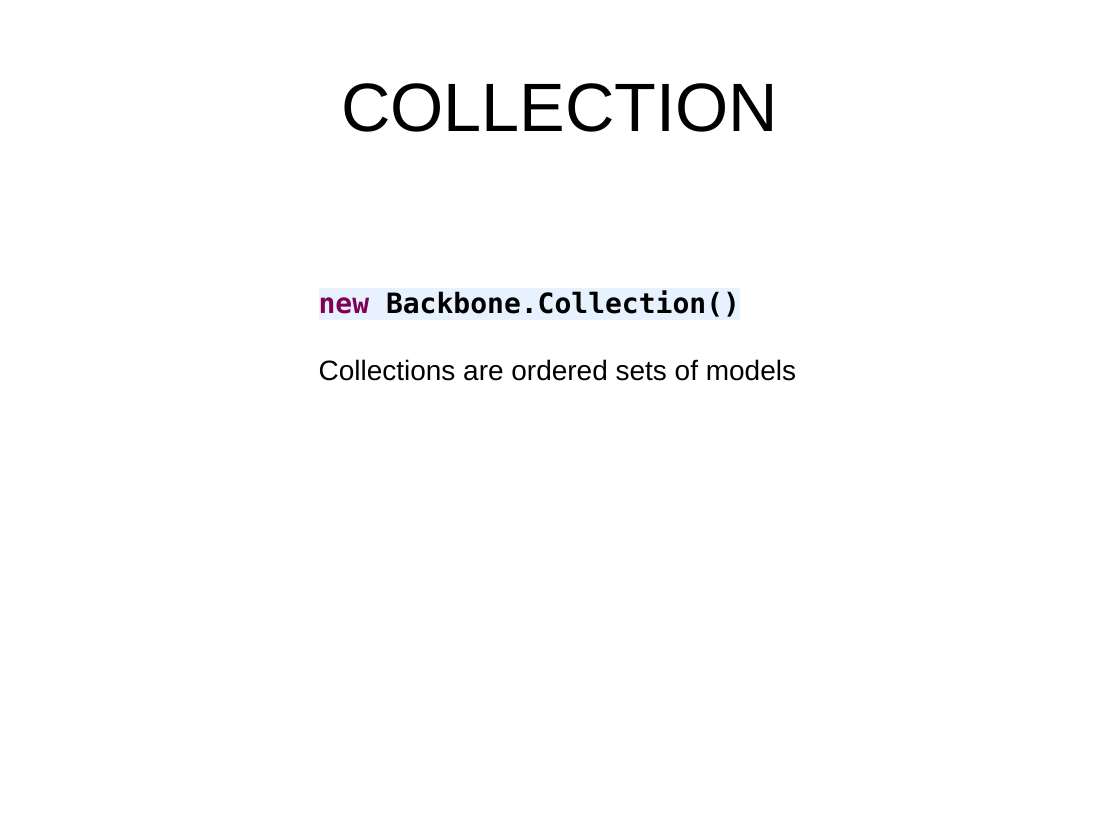
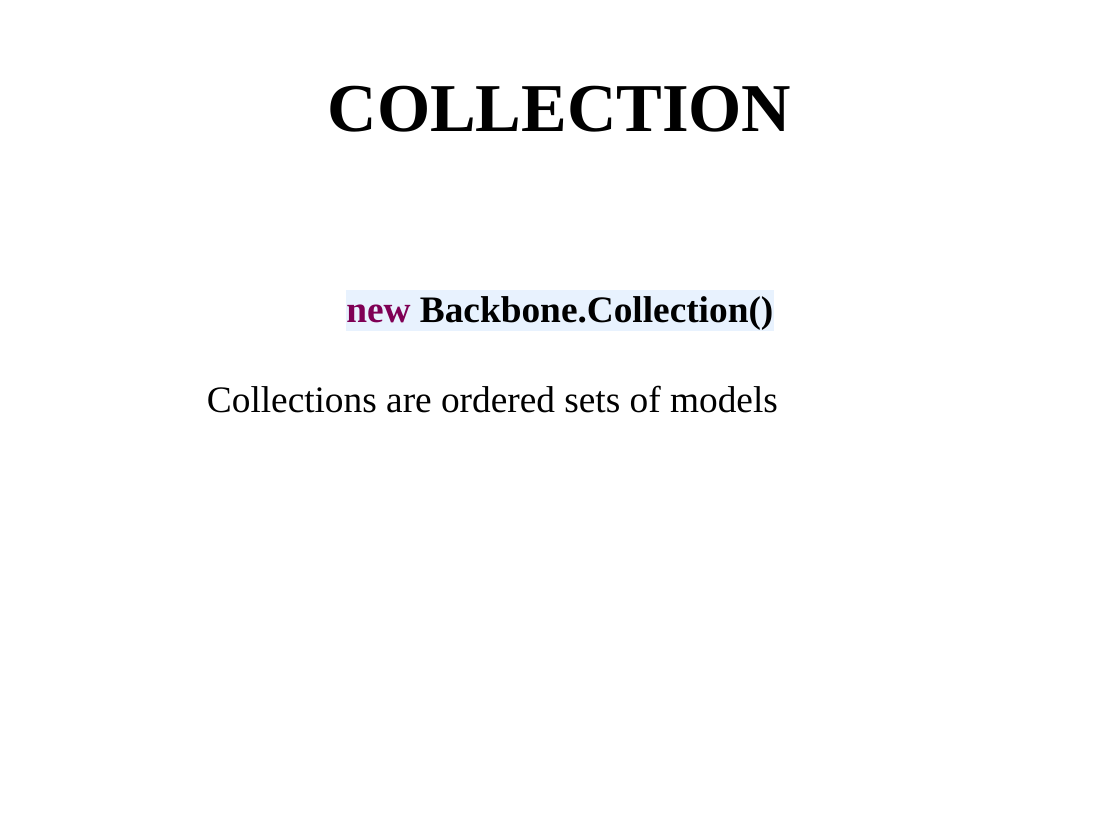
Before and after one commit to maivantan1992/DemoBackBone, a slide deck: slide 9 of DemoBackBone/src/main/resources/Slide/Backbone.pptx. Drawn at 1120x840 pixels with LibreOffice and Linux fonts; fonts in the diff are those of the drawing. Boxes give left, top, right and bottom in pixels: in the first picture for what was removed or moved away, otherwise in the second. Text is boxed around its words. In the diff, an @@ line names an element or a change of style, - is before the commit and + after.

```diff
--- a/DemoBackBone/src/main/resources/Slide/Backbone.pptx
+++ b/DemoBackBone/src/main/resources/Slide/Backbone.pptx
@@ title "COLLECTION" at (328,85,792,132): font Arial to Times New Roman, bold on @@
@@ text "new Backbone.Collection()": place and size @@
-text "new Backbone.Collection()" at (319,291,796,381)
+text "new Backbone.Collection()" at (207,296,778,413)
@@ text "new Backbone.Collection()" at (207,296,778,413): size 18 to 24 pt; font DejaVu Sans Mono to Times New Roman in "new Backbone.Collection()"; font Arial to Times New Roman in "Collections are ordered sets of models"; alignment left to centre @@
```
Also in this commit, not shown: 17 other slides changed, 2 slides added, 2 slides removed, 1 other file.
